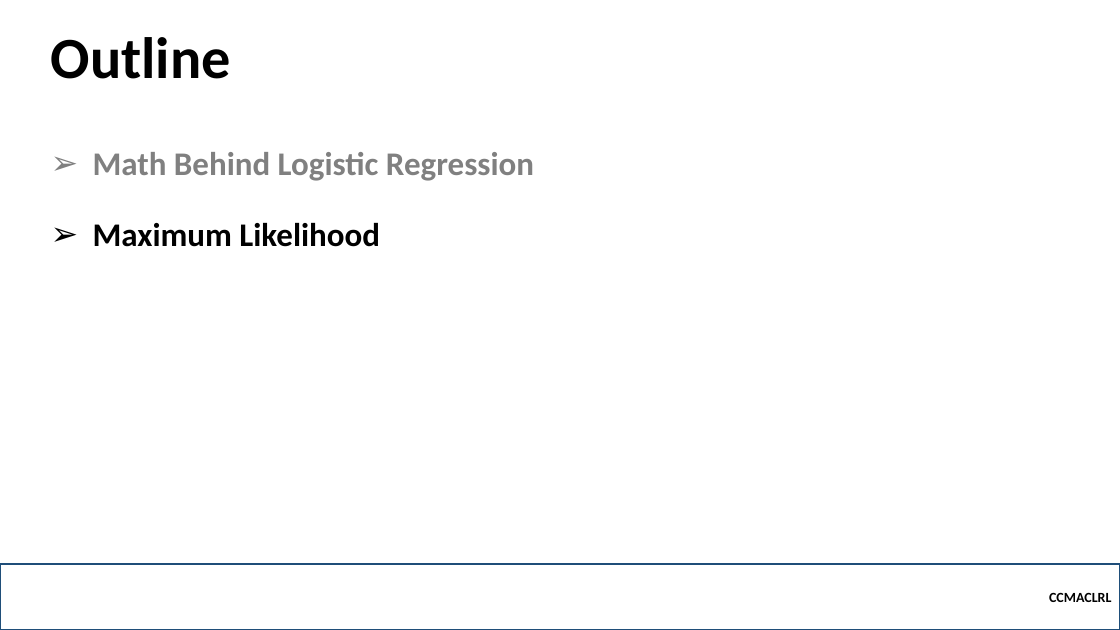
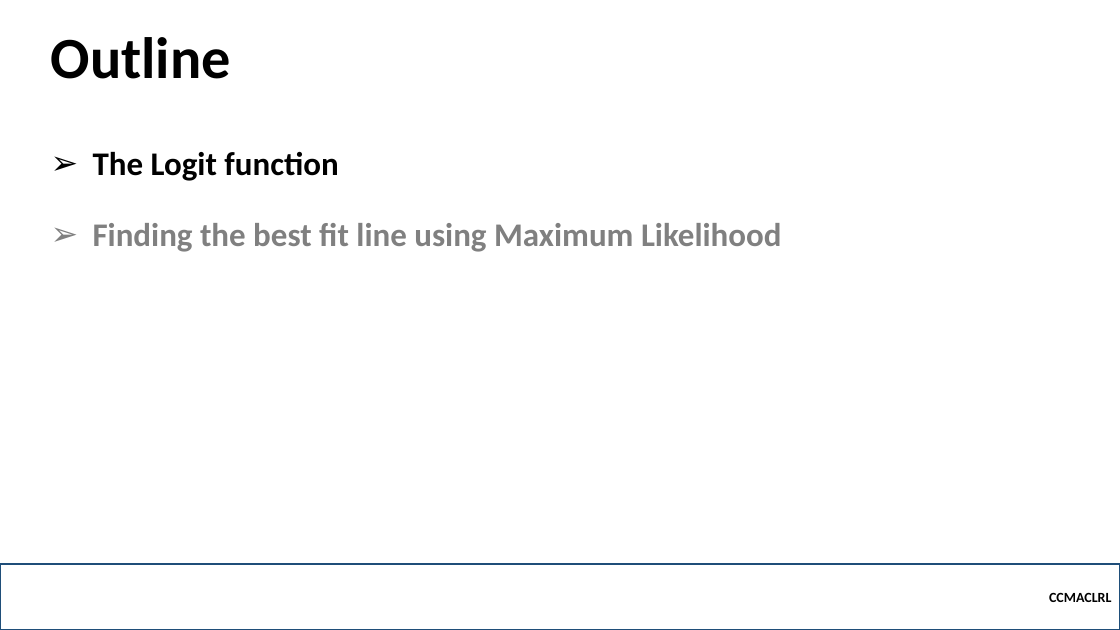
Before and after one commit to robitussin/CCMACLRL, a slide deck: slide 2 of 5 - Logistic Regression/Logistic Regression (Math).pptx. Drawn at 1120x630 pixels with LibreOffice and Linux fonts; fonts in the diff are those of the drawing; background and template pictures are left out. Boxes give left, top, right and bottom in pixels: in the first picture for what was removed or moved away, otherwise in the second. Text is boxed around its words. In the diff, an @@ line names an element or a change of style, - is before the commit and + after.

```diff
--- a/5 - Logistic Regression/Logistic Regression (Math).pptx
+++ b/5 - Logistic Regression/Logistic Regression (Math).pptx
@@ text at (93, 152, 782, 252): text changed @@
-➢ Math Behind Logistic Regression
-➢ Maximum Likelihood
+➢ The Logit function
+➢ Finding the best fit line using Maximum Likelihood
```
Also in this commit, not shown: 27 other slides changed, 18 slides added.
